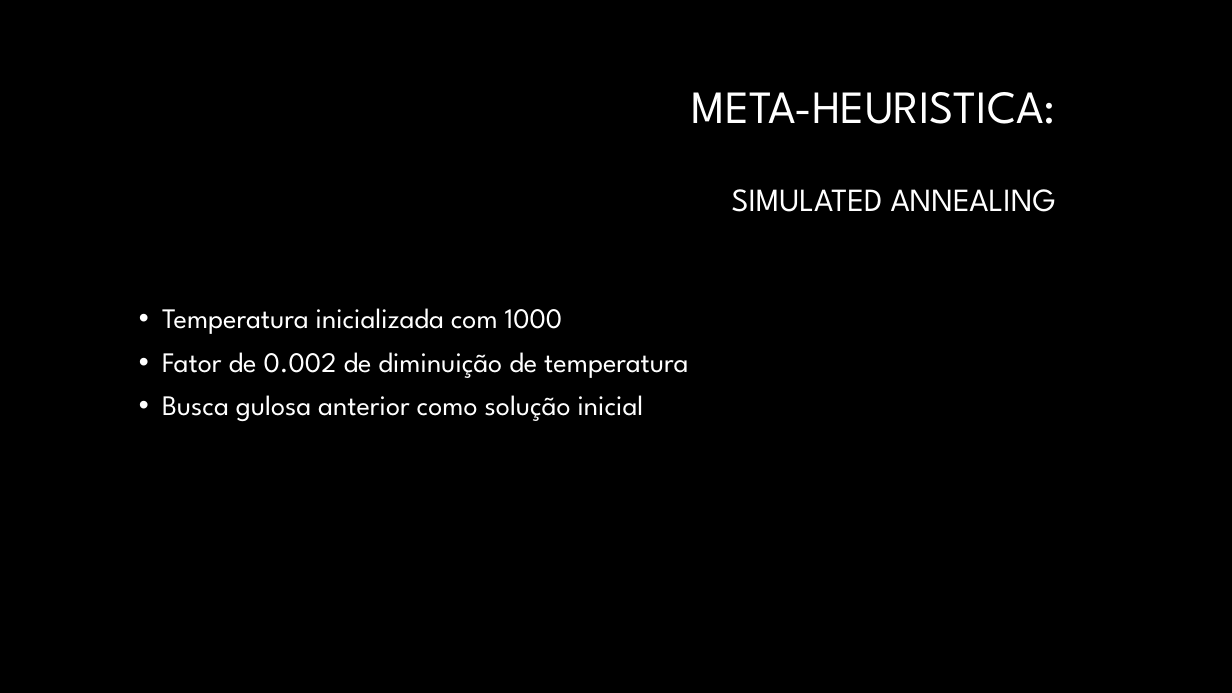
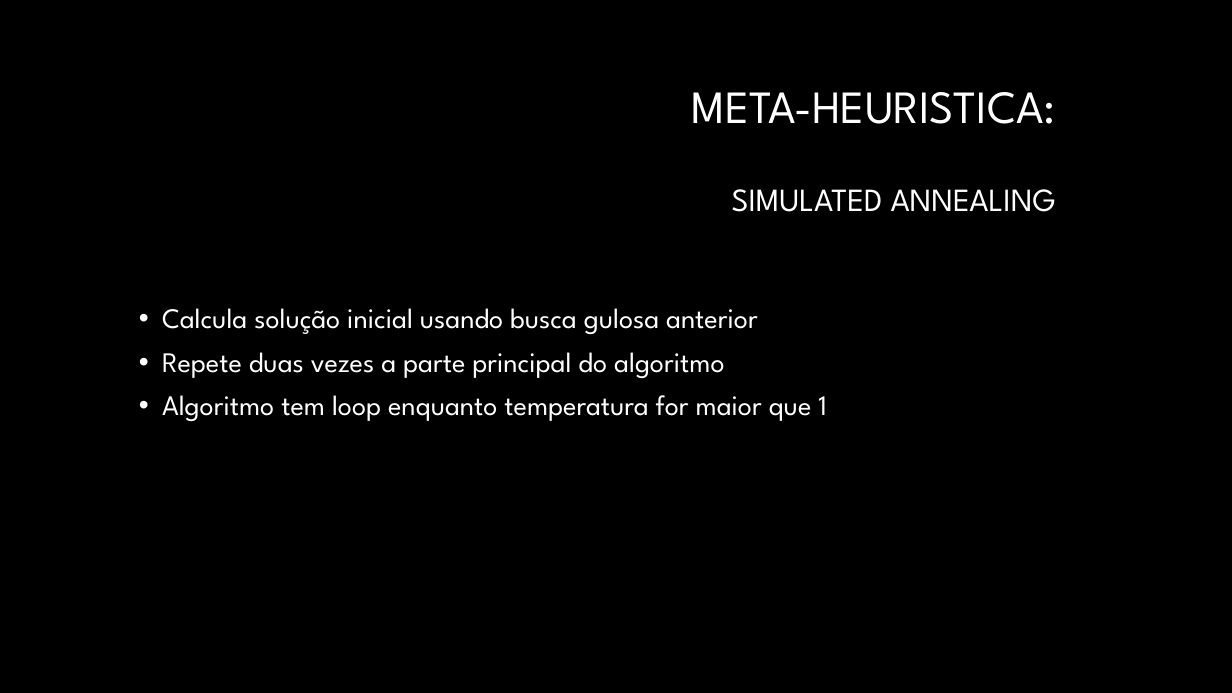
Before and after one commit to Pedro-Magalhaes/IA-Trabalho01, a slide deck: slide 5 of Apresentacao.pptx (slide 3 before the commit). Drawn at 1232x693 pixels with LibreOffice and Linux fonts; fonts in the diff are those of the drawing; background and template pictures are left out. Boxes give left, top, right and bottom in pixels: in the first picture for what was removed or moved away, otherwise in the second. Text is boxed around its words. In the diff, an @@ line names an element or a change of style, - is before the commit and + after.

```diff
--- a/Apresentacao.pptx
+++ b/Apresentacao.pptx
@@ text at (162,308,827,421): text changed @@
-• Temperatura inicializada com 1000
-• Fator de 0.002 de diminuição de temperatura
-• Busca gulosa anterior como solução inicial
+• Calcula solução inicial usando busca gulosa anterior
+• Repete duas vezes a parte principal do algoritmo
+• Algoritmo tem loop enquanto temperatura for maior que 1
```
Also in this commit, not shown: 1 other slide changed, 4 slides added.
